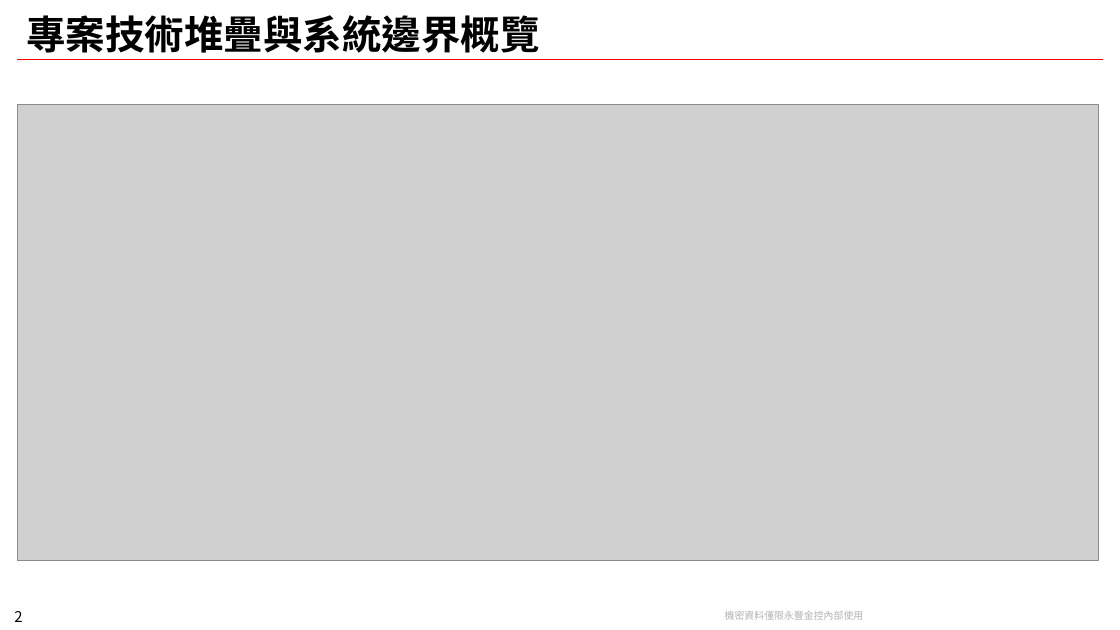
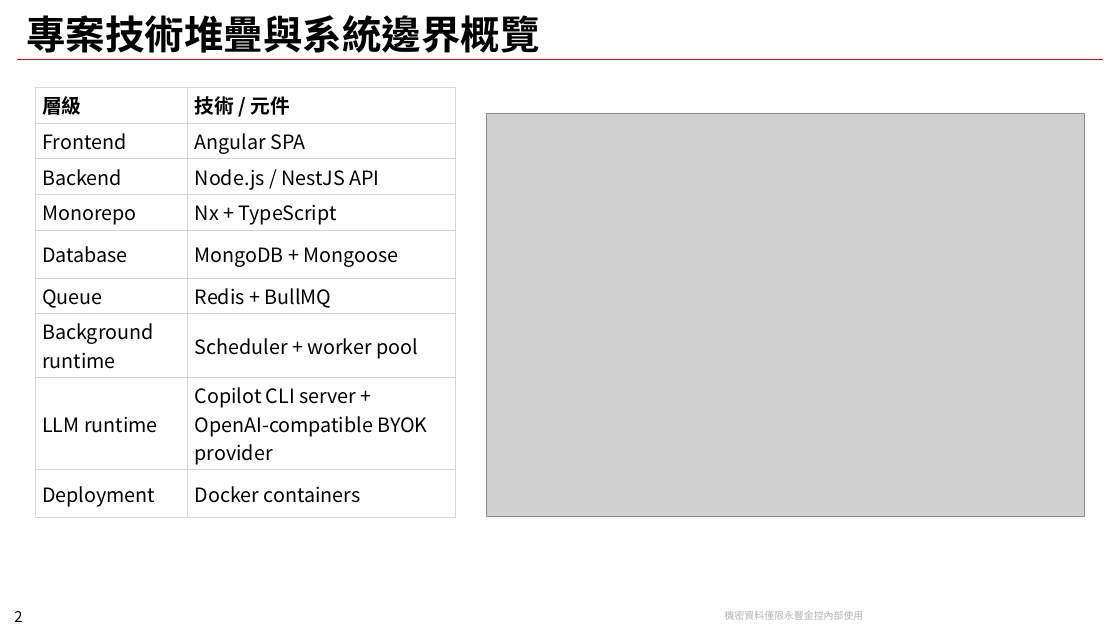
Before and after one commit to chunkai1312/temp, a slide deck: slide 2 of infogather.pptx. Drawn at 1120x630 pixels with LibreOffice and Linux fonts; fonts in the diff are those of the drawing; grey boxes stand for pictures; background and template pictures are left out. Boxes give left, top, right and bottom in pixels: in the first picture for what was removed or moved away, otherwise in the second. Text is boxed around its words. In the diff, an @@ line names an element or a change of style, - is before the commit and + after.

```diff
--- a/infogather.pptx
+++ b/infogather.pptx
@@ table added at [35, 87, 455, 516], 9 rows, 2 columns @@
+層級 | 技術 / 元件
+Frontend | Angular SPA
+Backend | Node.js / NestJS API
+Monorepo | Nx + TypeScript
+Database | MongoDB + Mongoose
+Queue | Redis + BullMQ
+Background runtime | Scheduler + worker pool
+LLM runtime | Copilot CLI server + / OpenAI-compatible BYOK provider
+Deployment | Docker containers
@@ picture removed at [18, 105, 1099, 561] @@
@@ picture added at [486, 114, 1085, 516] @@
```
Also in this commit, not shown: 7 other slides changed, 1 slide removed.
